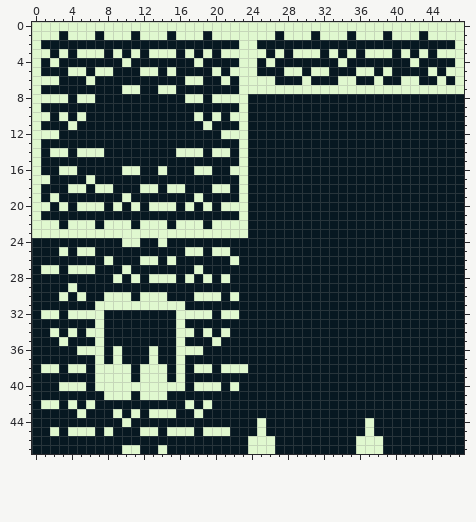
Pixel-art sprite, stored at assets/bgTiles.png. This is how it looked before the edit.
The file is 48x48 pixels.
The result:
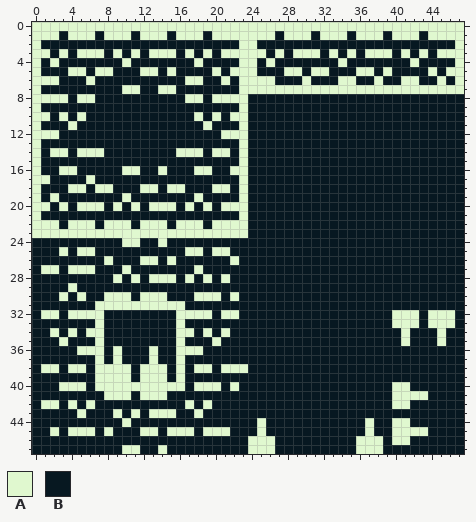
Palette (. is transparent): A #e0f8cf  B #071821
From old to new:
y 32..33: x 40..42 BBB -> AAA; x 44..46 BBB -> AAA
y 34..35: x 41 B -> A; x 45 B -> A
y 40: x 40..41 BB -> AA
y 41: x 40..43 BBBB -> AAAA
y 42: x 40..41 BB -> AA
y 44: x 40..41 BB -> AA
y 45: x 40..43 BBBB -> AAAA
y 46: x 40..41 BB -> AA
